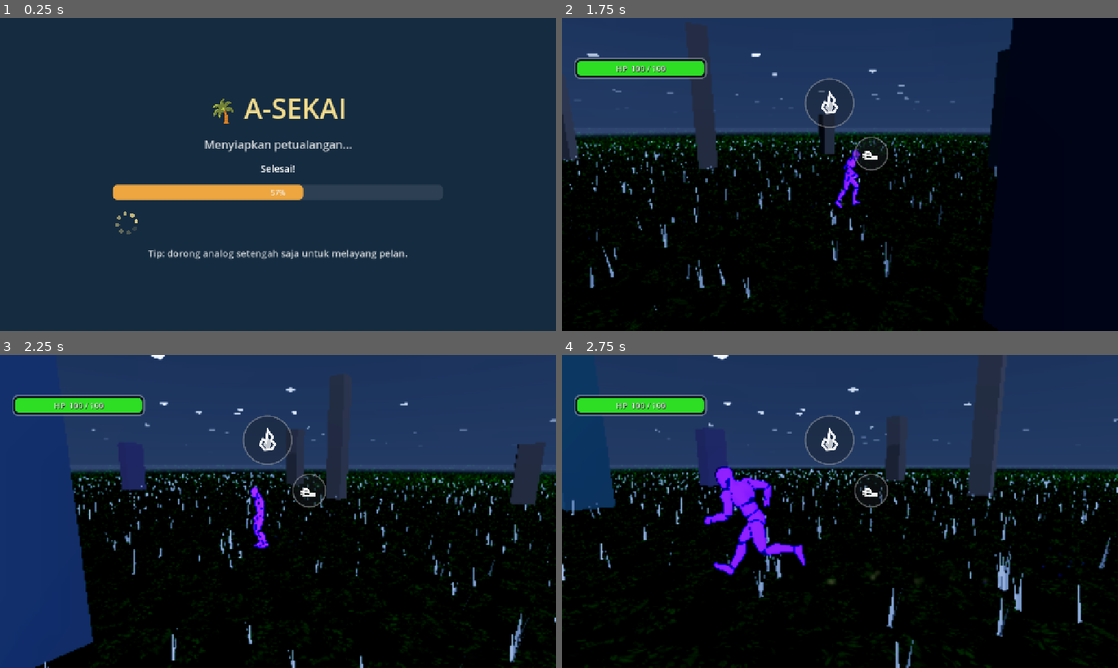
Above: before the commit, frames 1-4 (two rows, left to right).
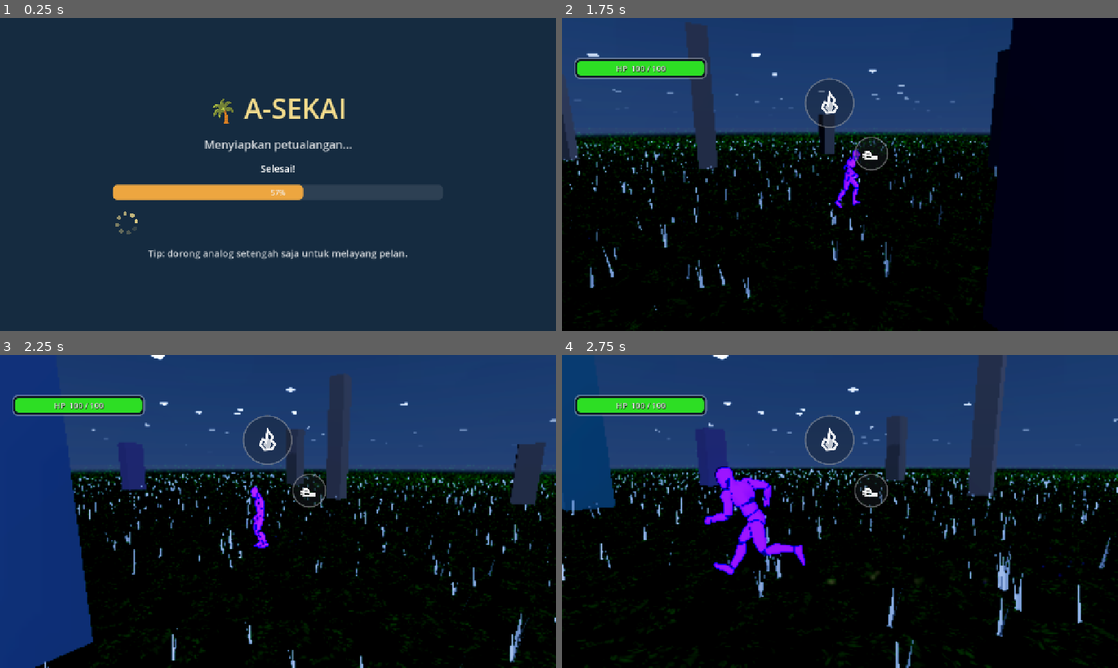
Above: after the commit, the same moments.

Repository: KyokoApp/Unity
Game: Godot game, scene res://packs/core_scripts/game_root.tscn
The game is run twice, just before and just after one commit, with the same random seed, the same clock (stepped at 60 frames per second) and the same inputs. This scene is started directly instead of the project's main scene. Sound files missing from this copy of the repository are replaced by a short silence.
Inputs (mouse positions are in pixels of both pictures, inside the frame that each line leads up to):
- Up to frame 1 (0.25 s): no input
- Up to frame 2 (1.75 s): move the mouse to (812, 237) at 0.52 s; hold Up (ui_up) 0.53-1.25 s; click (812, 237) at 0.67 s; drag from (1006, 221) to (812, 237) at 1.27 s
- Up to frame 3 (2.25 s): move the mouse to (111, 464) at 2.02 s; hold Left (ui_left) from 2.03 s (still down)
- Up to frame 4 (2.75 s): keep holding Left (ui_left)

Frame 1 is identical in both runs. In frame 2, less than 0.1% of the frame differs, in the area x 4-71%, y 11-61%; in frame 3, 0.1%; in frame 4, 0.2%, in the area x 16-100%, y 0-71%.

Commit message:
Ronde-46 (bag. C) visual: adopsi ide 'Instant Realistic Light' yg cocok Mobile
User tanya soal plugin Instant-Realistic-Light-Godot-Engine. Dicek langsung
sumbernya (plugin.gd + light_scene.tscn) dan dokumentasi resmi Godot:
sdfgi_enabled/volumetric_fog_enabled/ssao_enabled di scene bawaan plugin itu
CUMA jalan di renderer Forward+ -- proyek ini pakai renderer "mobile"
(wajib utk export Android), jadi ketiganya diam saja/percuma kalau dipasang
apa adanya. DirectionalLight3D + tonemap ACES + glow yg jadi andalan plugin
itu sudah kita punya sendiri (dibangun manual di _setup_environment supaya
ikut siklus siang/malam kita).

Yang diambil dari idenya (bagian yg memang jalan+berguna di Mobile):
- adjustment_enabled + saturation 1.12 / contrast 1.03 -> warna sedikit
  lebih hidup, tak pucat.
- CameraAttributesPractical dgn auto-exposure (bukan cuma exposure statis)
  dipasang sbg world_env.camera_attributes -> "mata" otomatis membiasakan
  diri di malam gelap (nyambung ke perbaikan brightness malam sebelumnya)
  tanpa over-expose dekat bola api/ledakan. DOF bawaan plugin itu (blur
  dari jarak 0.01m) SENGAJA tidak diambil krn bikin game aksi ini jadi
  buram terus.

Co-authored-by: arena-agent <297053741+arena-agent@users.noreply.github.com>

Diff:
--- a/project/packs/world_terrain/world.gd
+++ b/project/packs/world_terrain/world.gd
@@ -349,7 +349,32 @@
 	env.set("glow_levels/5", true)
 	env.set("glow_levels/6", false)
 	env.set("glow_levels/7", false)
+	# Sedikit koreksi warna (terinspirasi rekomendasi "Instant Realistic
+	# Light" — TAPI kita TIDAK pasang plugin itu apa adanya: sebagian besar
+	# fiturnya, sdfgi_enabled/volumetric_fog_enabled/ssao_enabled, cuma
+	# jalan di renderer Forward+, sedangkan proyek ini renderer "mobile"
+	# (wajib utk export Android) — bagian2 itu diam saja alias percuma.
+	# Yang diambil hanya bagian yg memang jalan+berguna di Mobile: sedikit
+	# saturasi ekstra biar warna tak pucat.
+	env.adjustment_enabled = true
+	env.adjustment_saturation = 1.12
+	env.adjustment_contrast = 1.03
 	world_env.environment = env
+	# Auto-exposure (CameraAttributesPractical) — kamera "membiasakan mata"
+	# spt mata sungguhan: area gelap malam otomatis sedikit terangkat,
+	# area terang (dkt bola api/ledakan) tak over-expose. Ini yg benar2
+	# relevan dari ide plugin tsb (fitur ini JALAN normal di Mobile,
+	# beda dari SDFGI/Volumetric Fog/SSAO di atas). DOF bawaan plugin itu
+	# SENGAJA tidak diambil (settingannya blur dari jarak 0.01m -> bikin
+	# game aksi ini buram terus, tak cocok utk gameplay tarung).
+	var cam_attr := CameraAttributesPractical.new()
+	cam_attr.exposure_multiplier = 1.15
+	cam_attr.auto_exposure_enabled = true
+	cam_attr.auto_exposure_scale = 0.32
+	cam_attr.auto_exposure_speed = 0.6
+	cam_attr.auto_exposure_min_sensitivity = 60.0
+	cam_attr.auto_exposure_max_sensitivity = 800.0
+	world_env.camera_attributes = cam_attr
 	add_child(world_env)
 
 	sun = DirectionalLight3D.new()
